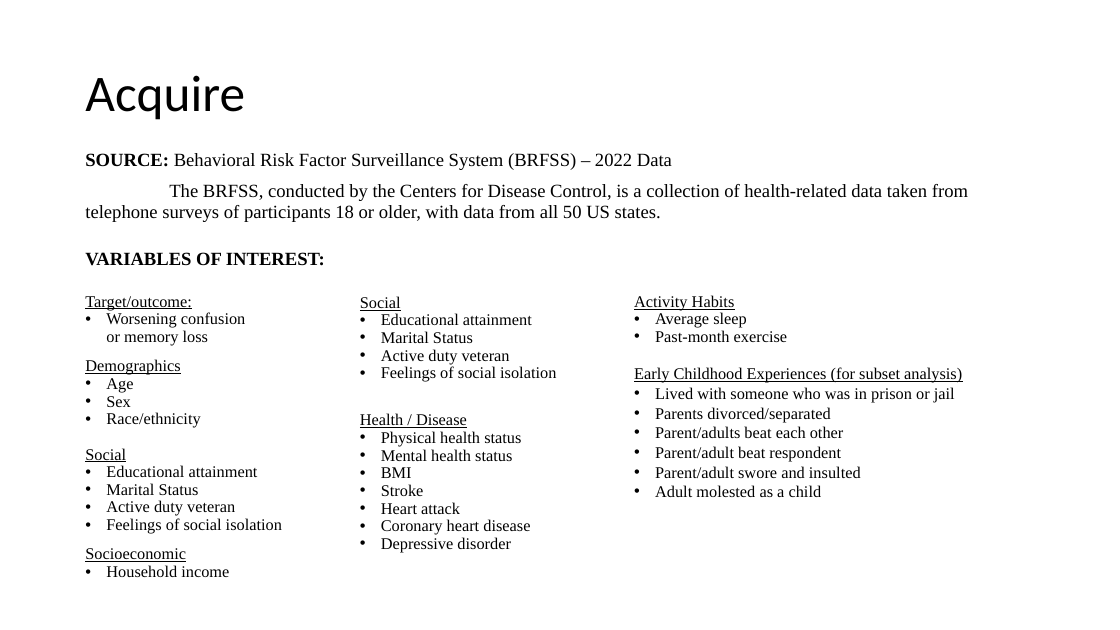
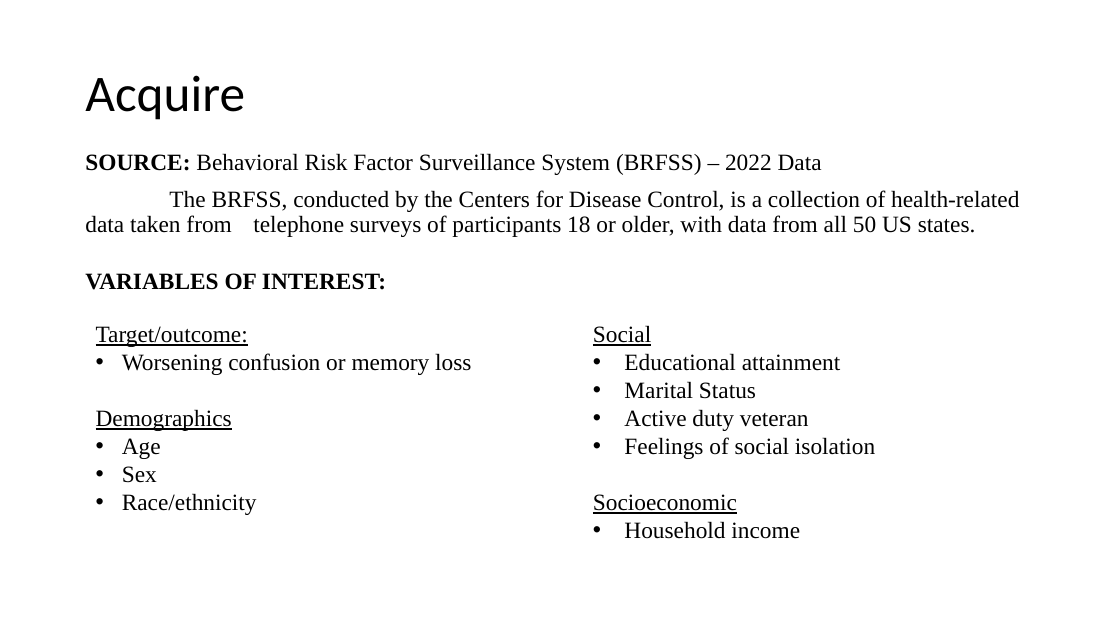
Before and after one commit to jfisher43/ana500, a slide deck: slide 4 of FisherJ_ANA500_Micro-Project_template.pptx. Drawn at 1120x630 pixels with LibreOffice and Linux fonts; fonts in the diff are those of the drawing. Boxes give left, top, right and bottom in pixels: in the first picture for what was removed or moved away, otherwise in the second. Text is boxed around its words. In the diff, an @@ line names an element or a change of style, - is before the commit and + after.

```diff
--- a/FisherJ_ANA500_Micro-Project_template.pptx
+++ b/FisherJ_ANA500_Micro-Project_template.pptx
@@ text "SOURCE: Behavioral Risk Factor Surveillance ..." at (85, 153, 1019, 290): size 16 to 20 pt @@
@@ text removed at (360, 296, 556, 553) @@
-Social
-• Educational attainment
-• Marital Status
-• Active duty veteran
-• Feelings of social isolation
-Health / Disease
-• Physical health status
-• Mental health status
-• BMI
-• Stroke
-• Heart attack
-• Coronary heart disease
-• Depressive disorder
@@ text removed at (634, 295, 962, 497) @@
-Activity Habits
-• Average sleep
-• Past-month exercise
-Early Childhood Experiences (for subset analysis)
-• Lived with someone who was in prison or jail
-• Parents divorced/separated
-• Parent/adults beat each other
-• Parent/adult beat respondent
-• Parent/adult swore and insulted
-• Adult molested as a child
@@ text "Target/outcome:": place and size @@
-text "Target/outcome:" at (85, 296, 282, 577)
+text "Target/outcome:" at (96, 325, 875, 539)
@@ text "Target/outcome:" at (96, 325, 875, 539): size 14 to 20 pt; line spacing 0.9 to 1; less space between paragraphs; indent changed; columns 1 to 2 @@
```
Also in this commit, not shown: 5 other slides changed, 4 slides added, 1 slide removed, 3 other files.
